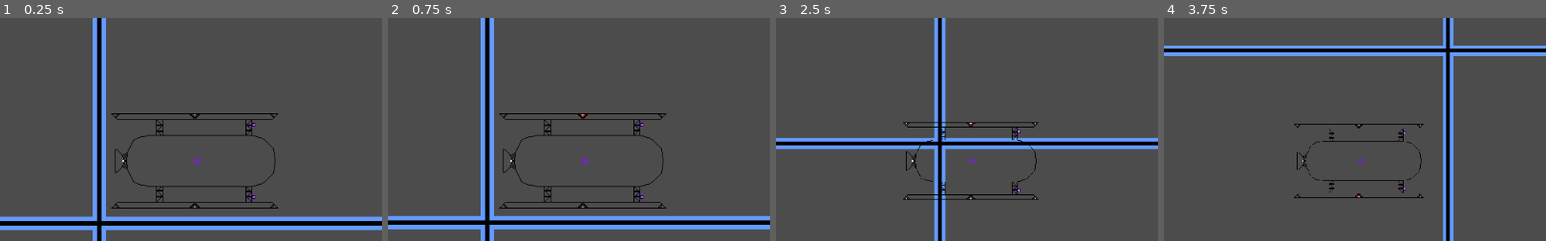
Above: before the commit, frames 1-4 (left to right).
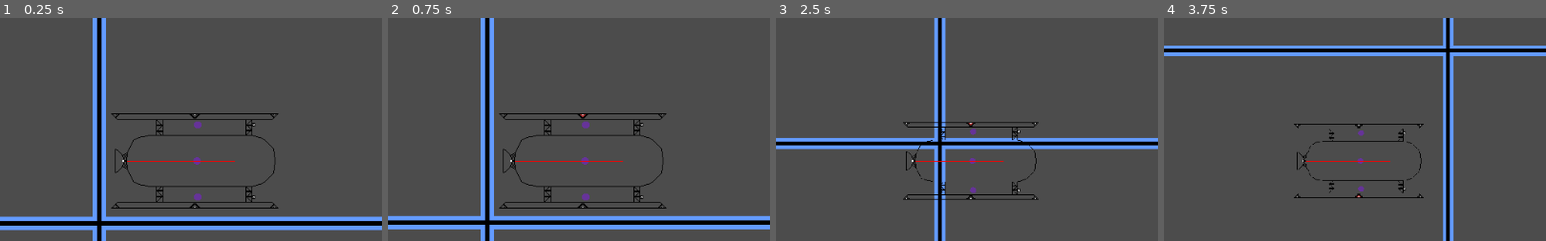
Above: after the commit, the same moments.

Repository: LottieVixen/space-game
Game: Godot game, scene res://levels/World.tscn
The game is run twice, just before and just after one commit, with the same random seed, the same clock (stepped at 60 frames per second) and the same inputs.
Inputs (mouse positions are % of the whole screen's width and height, from its top left):
- Up to frame 1 (0.25 s): no input
- Up to frame 2 (0.75 s): tap Enter at 0.5 s; move the mouse to (72, 45) at 0.52 s; hold Right (right) from 0.53 s (still down); hold Middle mouse button (breakpoint_trigger) from 0.53 s (still down); click (72, 45) at 0.67 s
- Up to frame 3 (2.5 s): tap Space (jump) at 0.77, 1.52 s; move the mouse to (30, 55) at 1.27 s; release Right (right) at 1.28 s; release Middle mouse button (breakpoint_trigger) at 1.28 s; hold S (reverse_thrust) 1.28-2.03 s; tap Mouse wheel up (zoom_in) at 1.35 s; move the mouse to (60, 28) at 2.02 s; hold Right (right) from 2.03 s (still down); hold Mouse wheel down (zoom_out) from 2.03 s (still down)
- Up to frame 4 (3.75 s): move the mouse to (45, 70) at 2.77 s; release Right (right) at 2.78 s; release Mouse wheel down (zoom_out) at 2.78 s; hold S (reverse_thrust) 2.78-3.53 s; tap Middle mouse button (breakpoint_trigger) at 2.85 s; click (45, 70) at 2.92 s; tap Space (jump) at 3.02 s; move the mouse to (80, 65) at 3.52 s; hold Left (left) from 3.53 s (still down); hold Mouse wheel up (zoom_in) from 3.53 s (still down)
The pictures show only the part of the screen within x 24-74%, y 18-68%; the shares and areas given below are measured in that part.

The runs differ from the first frame. In frame 1, 0.3% of the frame differs, in the area x 33-67%, y 46-82%; in frame 2, 0.3%; in frame 3, 0.2%; in frame 4, 0.2%.

Commit message:
cleaned up some of the drawing and applied multiplication to make everything clearer

Diff:
--- a/levels/Ship_03.gd
+++ b/levels/Ship_03.gd
@@ -25,11 +25,10 @@
 
 func _draw():
 	draw_circle((thrust_force.rotated(rotation)),5,Color.rebeccapurple)
-	draw_line($Thrusters/Rear.position,($Thrusters/Rear.position + thrust_force.rotated(rotation)),Color.red)
-	draw_circle(($Thrusters/Left/Forward.position + thrust_rev.rotated(rotation)),5,Color.rebeccapurple)
+	draw_line($Thrusters/Rear.position,($Thrusters/Rear.position + thrust_force.rotated(rotation)*50),Color.red)
+	draw_circle(($Thrusters/Left/Forward.position + thrust_rev.rotated(rotation)*50),5,Color.rebeccapurple)
 	#get_node("../").add_point( to_global($Thrusters/Left/Forward.global_position + thrust_rev.rotated(rotation)) )
-	draw_circle(($Thrusters/Right/Forward.position + thrust_rev.rotated(rotation)),5,Color.rebeccapurple)
-	#draw_circle((Vector2(0,0) + thrust_force),5,Color.rebeccapurple)
+	draw_circle(($Thrusters/Right/Forward.position + thrust_rev.rotated(rotation)*50),5,Color.rebeccapurple)
 
 func _process(_delta):
 	if Input.is_action_pressed("jump"):
